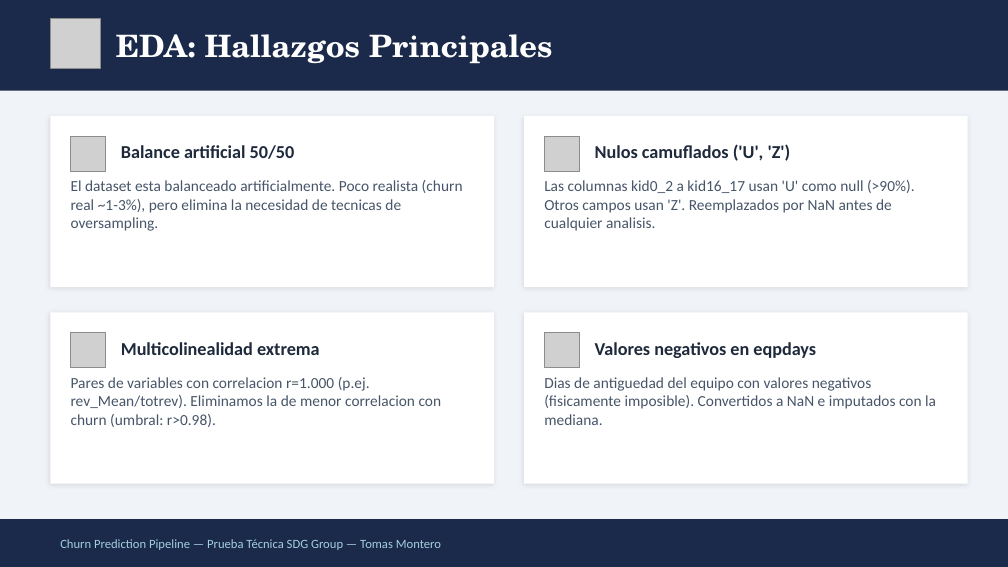
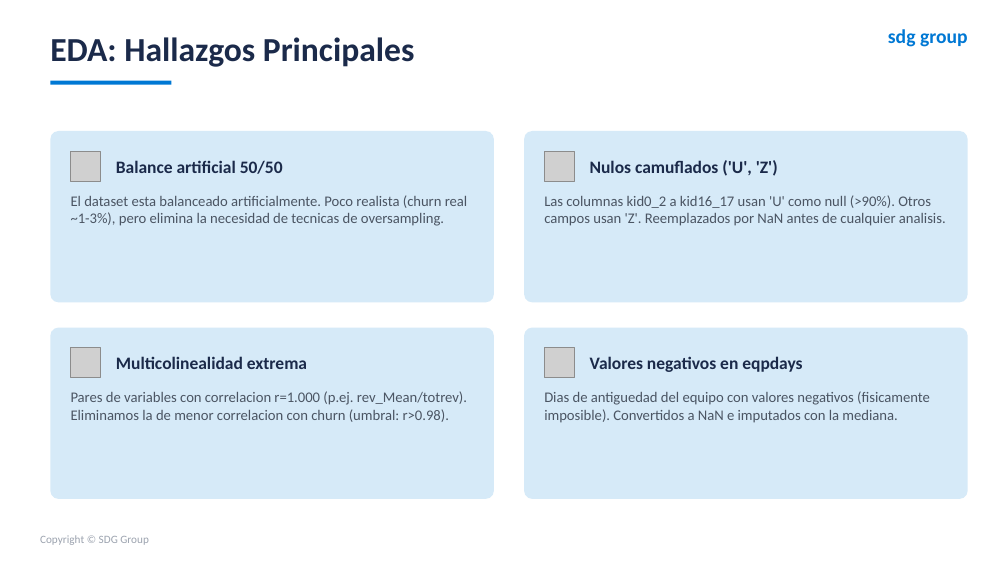
Before and after one commit to TomasUrban0/AI_Test_SDG, a slide deck: slide 6 of Presentacion_Churn_SDG.pptx. Drawn at 1008x567 pixels with LibreOffice and Linux fonts; fonts in the diff are those of the drawing; grey boxes stand for pictures. Boxes give left, top, right and bottom in pixels: in the first picture for what was removed or moved away, otherwise in the second. Text is boxed around its words. In the diff, an @@ line names an element or a change of style, - is before the commit and + after.

```diff
--- a/Presentacion_Churn_SDG.pptx
+++ b/Presentacion_Churn_SDG.pptx
@@ background #F0F4F8 to #FFFFFF @@
@@ rectangle removed at [0,0,1008,91] @@
@@ text "EDA: Hallazgos Principales": place and size @@
-text "EDA: Hallazgos Principales" at [116,34,553,64]
+text "EDA: Hallazgos Principales" at [50,37,414,67]
@@ text "EDA: Hallazgos Principales" at [50,37,414,67]: size 22 to 24 pt, font TeX Gyre Schola to Calibri, text colour #FFFFFF to #1B2A4A @@
@@ picture removed at [50,18,101,69] @@
@@ text added at [888,29,968,47], 14 pt, text #0078D4, bold @@
+sdg group
@@ rectangle added at [50,81,171,85], fill #0078D4 @@
@@ rectangle removed at [50,116,494,287] @@
@@ rectangle removed at [524,116,968,287] @@
@@ rounded rectangle added at [50,131,494,302], fill #D6EAF8 @@
@@ picture removed at [71,136,106,171] @@
@@ text "Balance artificial 50/50": place and size @@
-text "Balance artificial 50/50" at [121,145,295,159]
+text "Balance artificial 50/50" at [116,160,283,174]
@@ rounded rectangle added at [524,131,968,302], fill #D6EAF8 @@
@@ picture removed at [544,136,580,171] @@
@@ text "Nulos camuflados ('U', 'Z')": place and size @@
-text "Nulos camuflados ('U', 'Z')" at [595,144,791,161]
+text "Nulos camuflados ('U', 'Z')" at [590,160,778,176]
@@ picture added at [71,151,101,181] @@
@@ picture added at [544,151,575,181] @@
@@ rectangle removed at [50,312,494,484] @@
@@ rounded rectangle added at [50,328,494,499], fill #D6EAF8 @@
@@ rectangle removed at [524,312,968,484] @@
@@ rounded rectangle added at [524,328,968,499], fill #D6EAF8 @@
@@ picture removed at [71,333,106,368] @@
@@ picture added at [71,348,101,378] @@
@@ text "Multicolinealidad extrema": place and size @@
-text "Multicolinealidad extrema" at [121,342,320,355]
+text "Multicolinealidad extrema" at [116,356,307,369]
@@ picture removed at [544,333,580,368] @@
@@ picture added at [544,348,575,378] @@
@@ size 13 to 12.5 pt, text colour #1E293B to #1B2A4A in 4 elements at [116,160,283,174], [590,160,778,176], [116,356,307,369], [590,356,802,372] @@
@@ text "Valores negativos en eqpdays": place and size @@
-text "Valores negativos en eqpdays" at [595,342,816,358]
+text "Valores negativos en eqpdays" at [590,356,802,372]
@@ 4 texts: place and size @@
-4 texts at [71,180,936,427]
+4 texts at [71,195,946,423]
@@ size 11 to 10.5 pt, text colour #475569 to #4B5563 in 4 elements at [71,195,468,226], [544,195,946,226], [71,391,467,422], [544,391,930,423] @@
@@ rectangle removed at [0,519,1008,566] @@
@@ text added at [40,535,149,545], 8 pt, text #9CA3AF @@
+Copyright © SDG Group
@@ text removed at [60,539,441,550] @@
-Churn Prediction Pipeline — Prueba Técnica SDG Group — Tomas Montero
```
Also in this commit, not shown: 23 other slides changed, 1 slide added, 1 slide removed, 19 other files.
